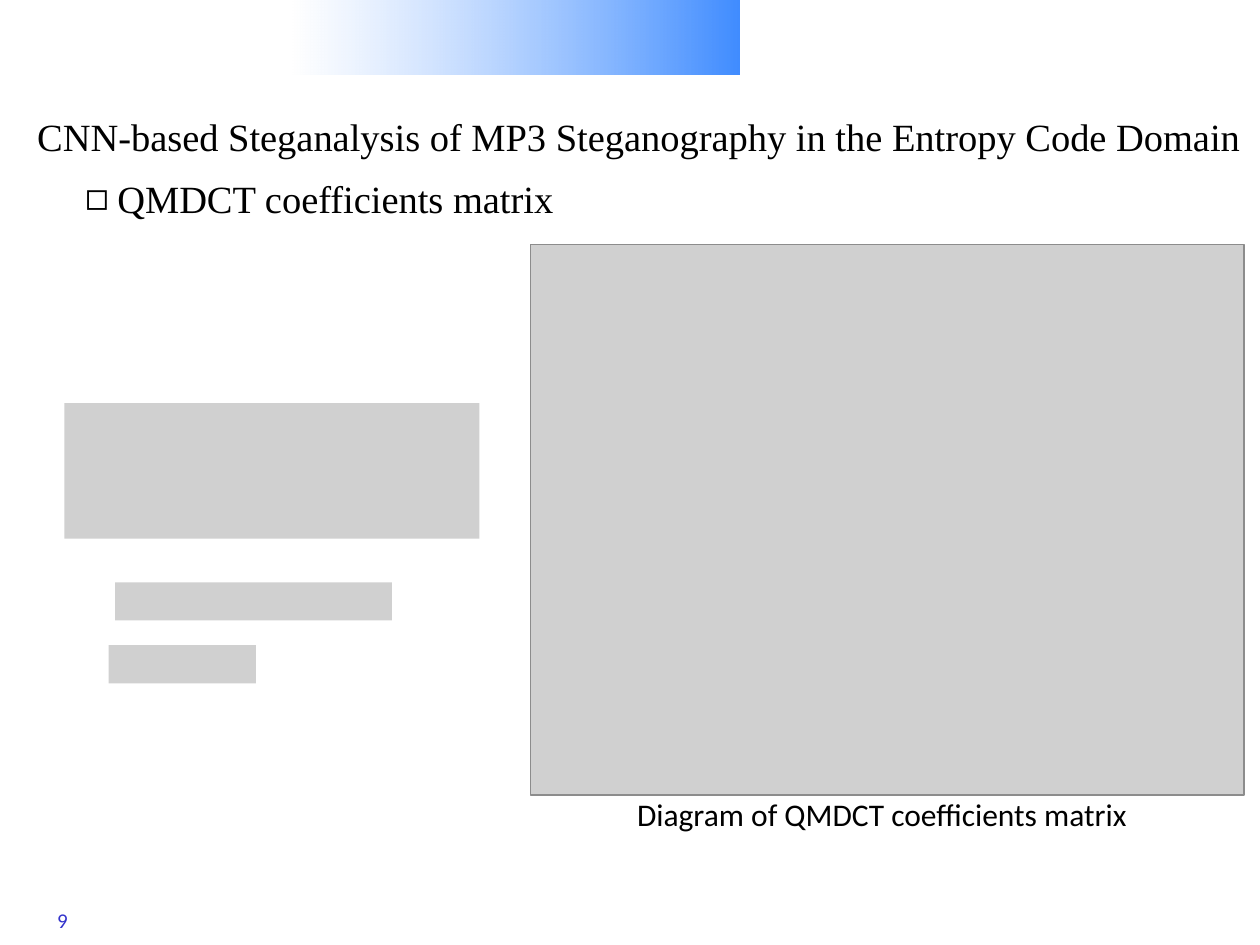
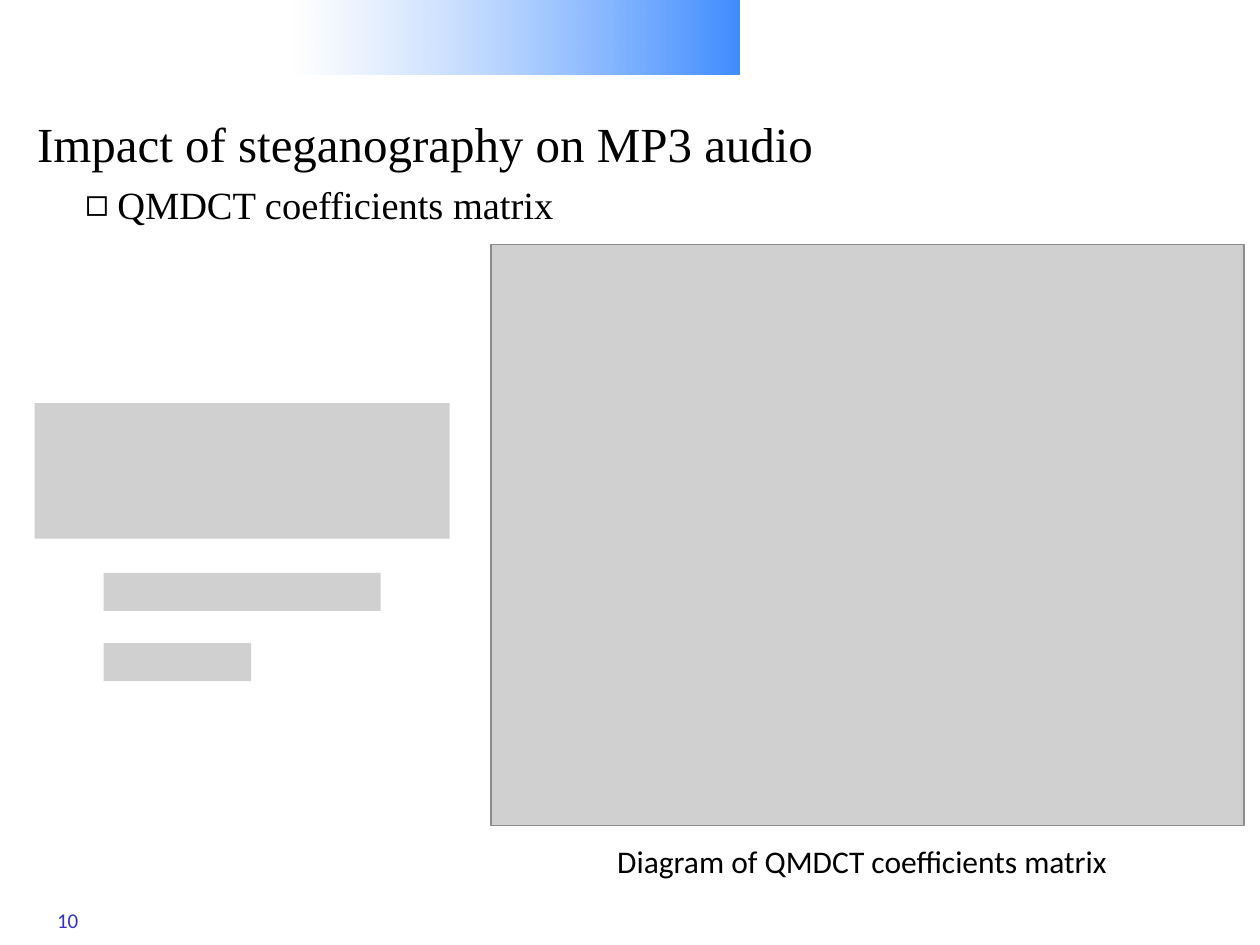
Before and after one commit to Charleswyt/tf_audio_steganalysis, a slide deck: slide 10 of CNN-based Steganalysis of MP3 Steganography in the Entropy Code Domain.pptx (slide 9 before the commit). Drawn at 1260x945 pixels with LibreOffice and Linux fonts; fonts in the diff are those of the drawing; grey boxes stand for pictures; background and template pictures are left out. Boxes give left, top, right and bottom in pixels: in the first picture for what was removed or moved away, otherwise in the second. Text is boxed around its words. In the diff, an @@ line names an element or a change of style, - is before the commit and + after.

```diff
--- a/CNN-based Steganalysis of MP3 Steganography in the Entropy Code Domain.pptx
+++ b/CNN-based Steganalysis of MP3 Steganography in the Entropy Code Domain.pptx
@@ title at [37,127,813,172]: text changed; size 22 to 28 pt @@
-CNN-based Steganalysis of MP3 Steganography in the Entropy Code Domain
+Impact of steganography on MP3 audio
@@ text "QMDCT coefficients matrix": place and size @@
-text "QMDCT coefficients matrix" at [117,186,553,220]
+text "QMDCT coefficients matrix" at [117,192,553,226]
@@ picture: place and size @@
-picture at [530,244,1244,795]
+picture at [491,244,1245,825]
@@ picture: place and size @@
-picture at [64,403,479,539]
+picture at [35,403,450,539]
@@ picture: place and size @@
-picture at [115,582,392,620]
+picture at [103,573,381,611]
@@ picture: place and size @@
-picture at [108,645,256,683]
+picture at [103,643,251,680]
@@ text "Diagram of QMDCT coefficients matrix": place and size @@
-text "Diagram of QMDCT coefficients matrix" at [637,804,1126,832]
+text "Diagram of QMDCT coefficients matrix" at [617,851,1106,879]
@@ page number at [57,914,78,928]: text changed @@
-9
+10
```
Also in this commit, not shown: 29 other slides changed, 4 slides added, 2 slides removed.
